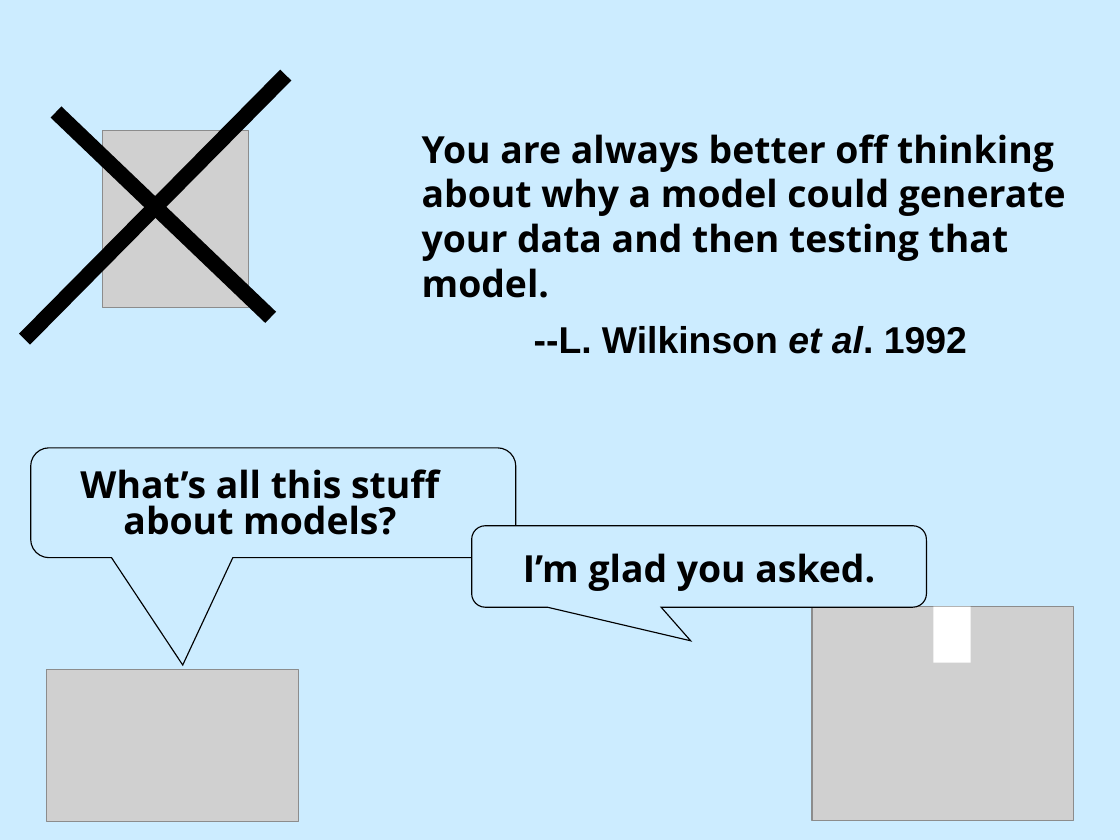
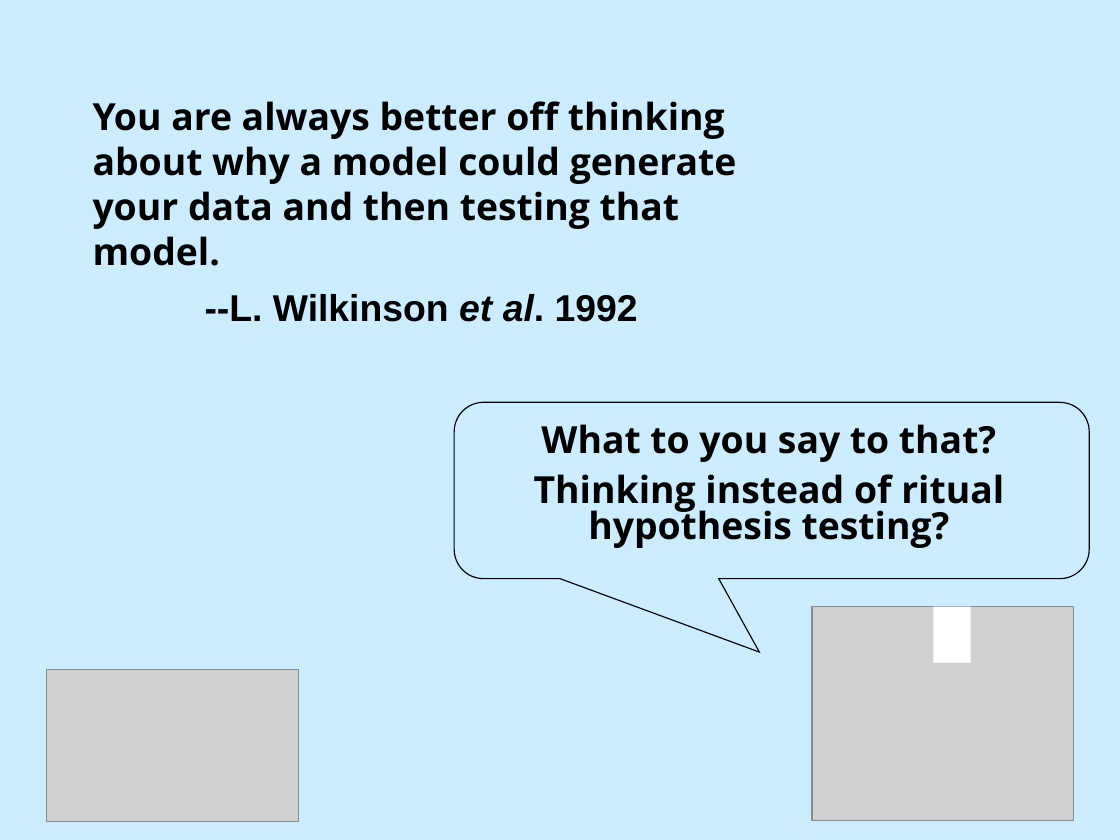
Before and after one commit to DavidCSchneider/StatisticalScience, a slide deck: slide 24 of LNotes/Pt1/Ch1_1.ppt (slide 22 before the commit). Drawn at 1120x840 pixels with LibreOffice and Linux fonts; fonts in the diff are those of the drawing; grey boxes stand for pictures. Boxes give left, top, right and bottom in pixels: in the first picture for what was removed or moved away, otherwise in the second. Text is boxed around its words. In the diff, an @@ line names an element or a change of style, - is before the commit and + after.

```diff
--- a/LNotes/Pt1/Ch1_1.ppt
+++ b/LNotes/Pt1/Ch1_1.ppt
@@ line removed from (286, 75) to (25, 339) @@
@@ text "You are always better off ...": place and size @@
-text "You are always better off ..." at (422, 134, 1066, 354)
+text "You are always better off ..." at (93, 101, 737, 322)
@@ line removed from (56, 112) to (271, 317) @@
@@ picture removed at (103, 131, 249, 308) @@
@@ rounded speech box: place and size @@
-rounded speech box at (472, 525, 926, 607)
+rounded speech box at (455, 402, 1090, 578)
@@ rounded speech box at (455, 402, 1090, 578): proportions changed @@
@@ rounded speech box removed at (30, 448, 515, 558) @@
@@ text added at (534, 424, 1004, 548), 24 pt, text #000000, bold @@
+What to you say to that?
+Thinking instead of ritual hypothesis testing?
@@ text removed at (80, 469, 439, 535) @@
-What’s all this stuff about models?
@@ text removed at (523, 553, 875, 591) @@
-I’m glad you asked.
```
Also in this commit, not shown: 28 other slides changed, 6 slides added, 4 slides removed, 3 other files.
